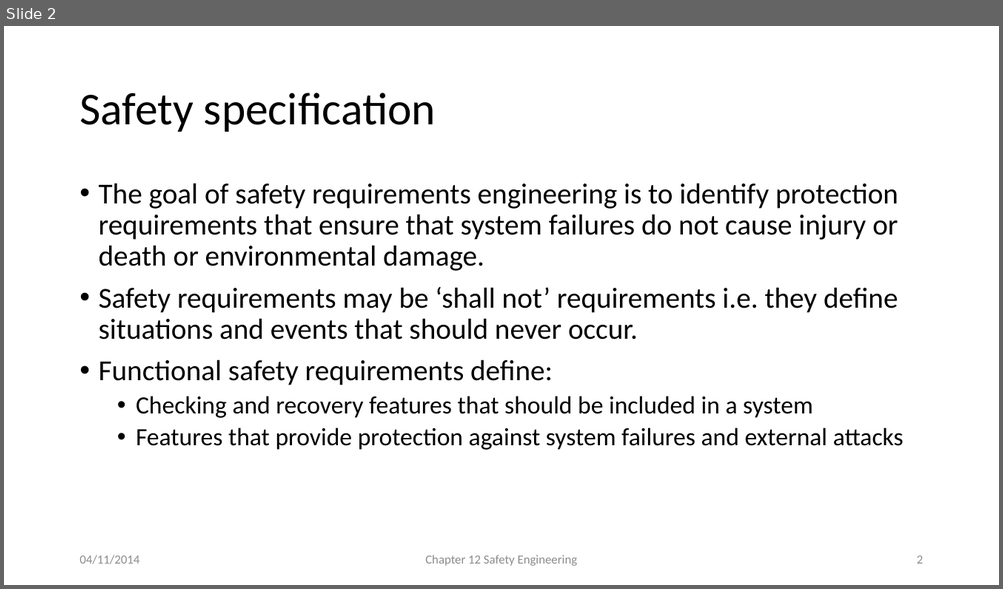
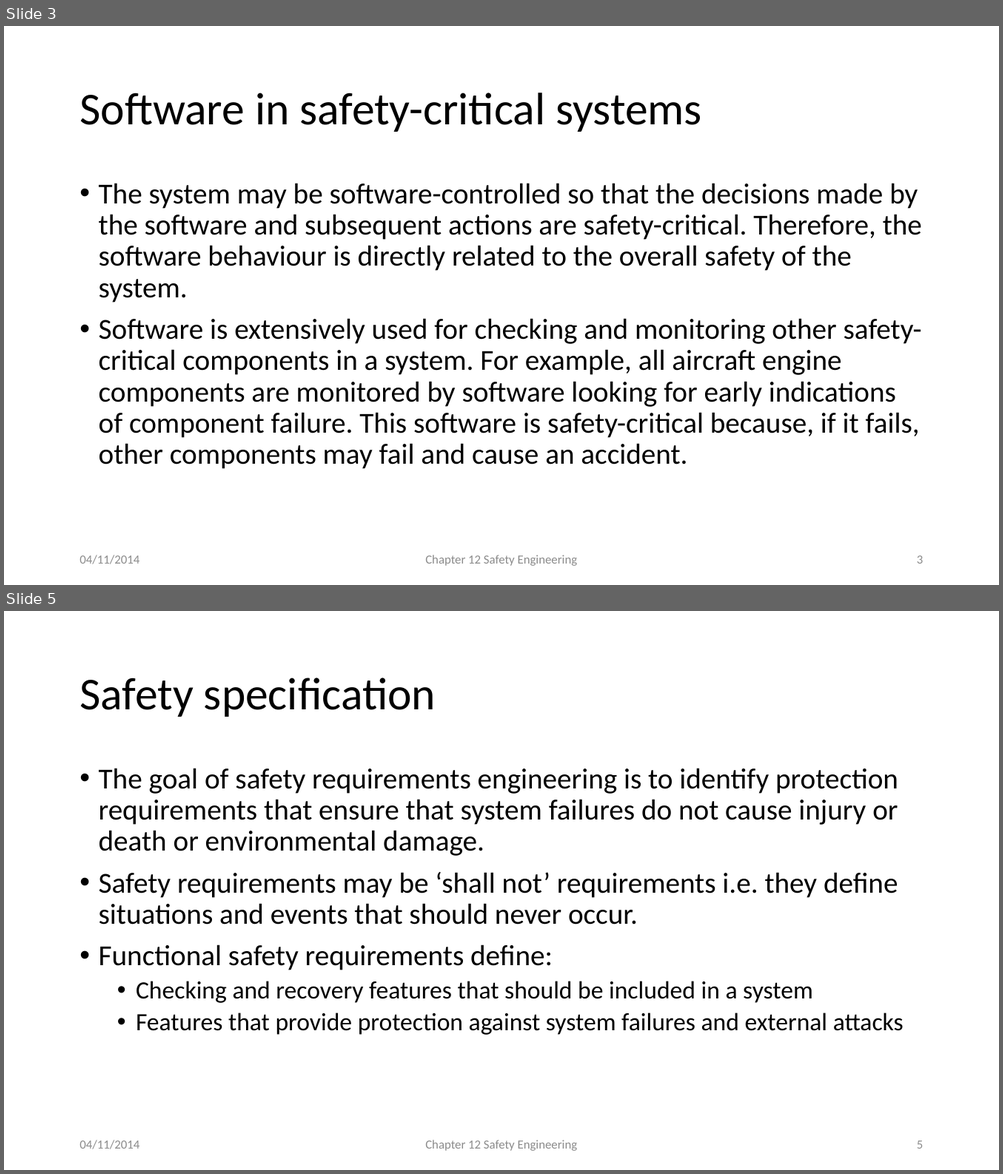
Before and after one commit to atu-se/atu.innomadic.com, a slide deck: courses/ase/lectures/Ch12 Safety Engineering-abbreviated.pptx. Shown one above the other, each under a label of ours: slide 2 before the commit, slides 3 and 5 after it; the slides between them are not shown. The pictures are 1003x589 and 1003x1174 pixels, drawn with LibreOffice and Linux fonts; fonts in the diff are those of the drawing. Boxes give left, top, right and bottom in pixels: in the first picture for what was removed or moved away, otherwise in the second. Text is boxed around its words. In the diff, an @@ line names an element or a change of style, - is before the commit and + after.

```diff
--- a/courses/ase/lectures/Ch12 Safety Engineering-abbreviated.pptx
+++ b/courses/ase/lectures/Ch12 Safety Engineering-abbreviated.pptx
@@ slide 3 added at [4, 26, 999, 585], background #FFFFFF @@
@@ title added at [79, 93, 702, 132], 44 pt, text #000000 @@
+Software in safety-critical systems
@@ text added at [99, 183, 922, 469], 28 pt, text #000000 @@
+• The system may be software-controlled so that the decisions made by the software and subsequent actions are safety-critical. Therefore, the software behaviour is directly related to the overall safety of the system.
+• Software is extensively used for checking and monitoring other safety-critical components in a system. For example, all aircraft engine components are monitored by software looking for early indications of component failure. This software is safety-critical because, if it fails, other components may fail and cause an accident.
@@ text added at [79, 555, 139, 565], 12 pt, text #8C8C8C @@
+04/11/2014
@@ text added at [425, 555, 578, 566], 12 pt, text #8C8C8C @@
+Chapter 12 Safety Engineering
@@ page number added at [916, 556, 922, 564], 12 pt, text #8C8C8C @@
+3
@@ what was slide 2 is now slide 5 @@
@@ page number at [916, 1141, 922, 1149]: text changed @@
-2
+5
```
Also in this commit, not shown: 1 slide changed, 2 other slides added.
